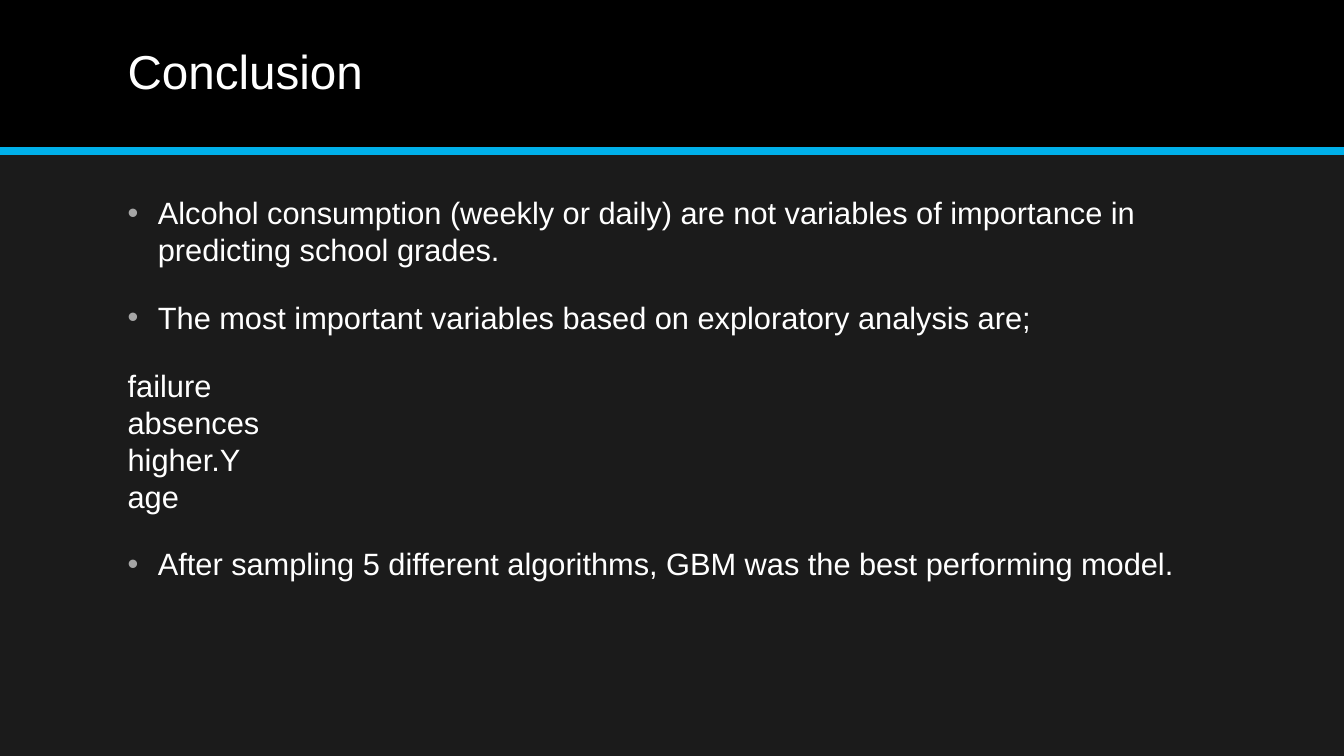
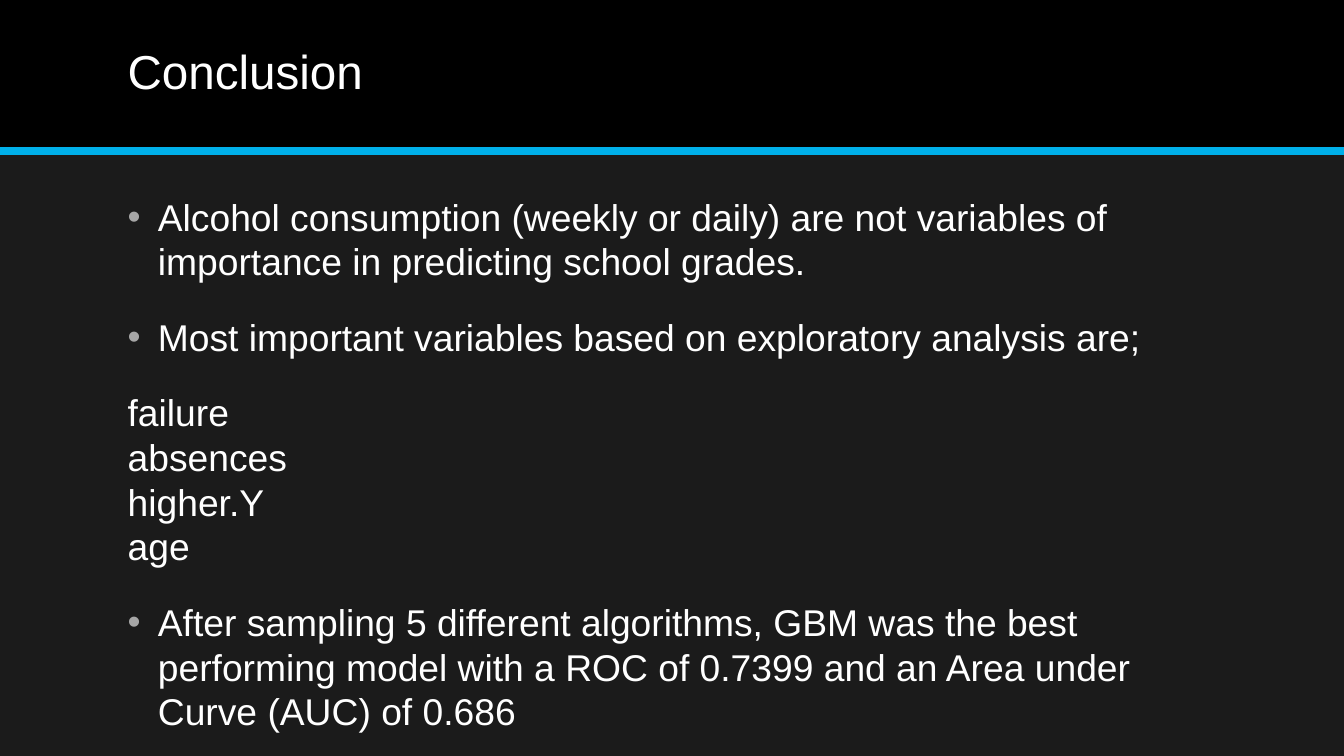
Before and after one commit to aajunwa/capstone, a slide deck: slide 21 of Student Alcohol Consumption Data Science Project.pptx (slide 18 before the commit). Drawn at 1344x756 pixels with LibreOffice and Linux fonts; fonts in the diff are those of the drawing. Boxes give left, top, right and bottom in pixels: in the first picture for what was removed or moved away, otherwise in the second. Text is boxed around its words. In the diff, an @@ line names an element or a change of style, - is before the commit and + after.

```diff
--- a/Student Alcohol Consumption Data Science Project.pptx
+++ b/Student Alcohol Consumption Data Science Project.pptx
@@ text at (128, 204, 1107, 568): size 22 to 26.6 pt in "Alcohol consumption (weekly or daily) are not ...", "failure absences higher.Y age" @@
@@ text at (158, 324, 1140, 359): text changed; size 22 to 26.6 pt @@
-• The most important variables based on exploratory analysis are;
+• Most important variables based on exploratory analysis are;
@@ text at (158, 609, 1130, 688): text changed; size 22 to 26.6 pt @@
-• After sampling 5 different algorithms, GBM was the best performing model.
+• After sampling 5 different algorithms, GBM was the best performing model with a ROC of 0.7399 and an Area under Curve (AUC) of 0.686
```
Also in this commit, not shown: 16 other slides changed, 3 slides added, 3 slides removed, 2 other files.
